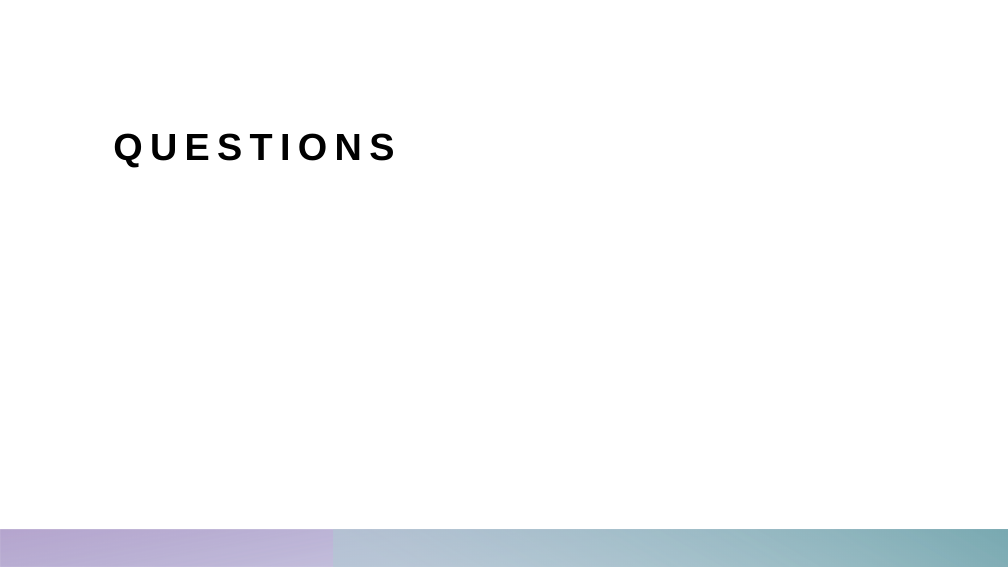
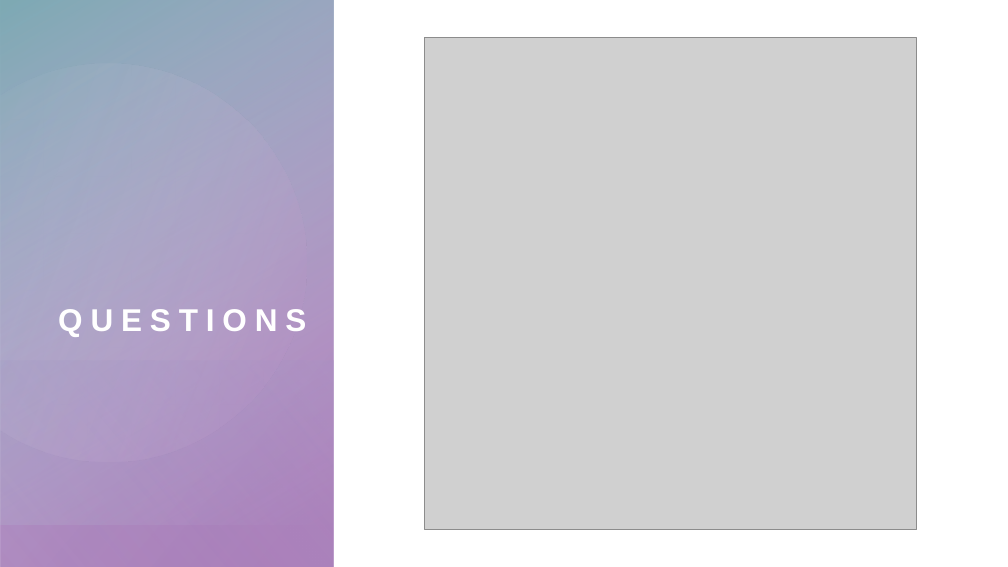
Before and after one commit to victorzhj/passwordManager, a slide deck: slide 6 of PasswordManager.pptx. Drawn at 1008x567 pixels with LibreOffice and Linux fonts; fonts in the diff are those of the drawing; grey boxes stand for pictures. Boxes give left, top, right and bottom in pixels: in the first picture for what was removed or moved away, otherwise in the second. Text is boxed around its words. In the diff, an @@ line names an element or a change of style, - is before the commit and + after.

```diff
--- a/PasswordManager.pptx
+++ b/PasswordManager.pptx
@@ rectangle added at box(0, 0, 1008, 567), fill #FFFFFF @@
@@ rectangle added at box(0, 0, 334, 567), fill gradient #AF7FBA to #A996C6 @@
@@ rectangle added at box(0, 0, 334, 525), fill gradient #CBC0DD to #7AAAB2 @@
@@ freeform shape added at box(0, 39, 342, 497), fill gradient #E5E6F1 to #AF7FBA @@
@@ title "QUESTIONS": place and size @@
-title "QUESTIONS" at box(113, 133, 394, 167)
+title "QUESTIONS" at box(58, 309, 306, 337)
@@ title "QUESTIONS" at box(58, 309, 306, 337): size 36 to 30 pt, text colour #000000 to #FFFFFF, letter spacing 7 to 7.5 pt; alignment left to right @@
@@ picture added at box(425, 38, 917, 530) @@
@@ rectangle added at box(0, 360, 334, 567), fill gradient #A996C6 to #7F80BA @@
@@ rectangle added at box(0, 529, 1008, 567), fill gradient #7F80BA to #A996C6 @@
@@ rectangle added at box(334, 529, 1008, 567), fill gradient #AFCCD1 to #7AAAB2 @@
```
Also in this commit, not shown: 2 other slides changed, 1 slide added, 1 slide removed, 1 other file.
